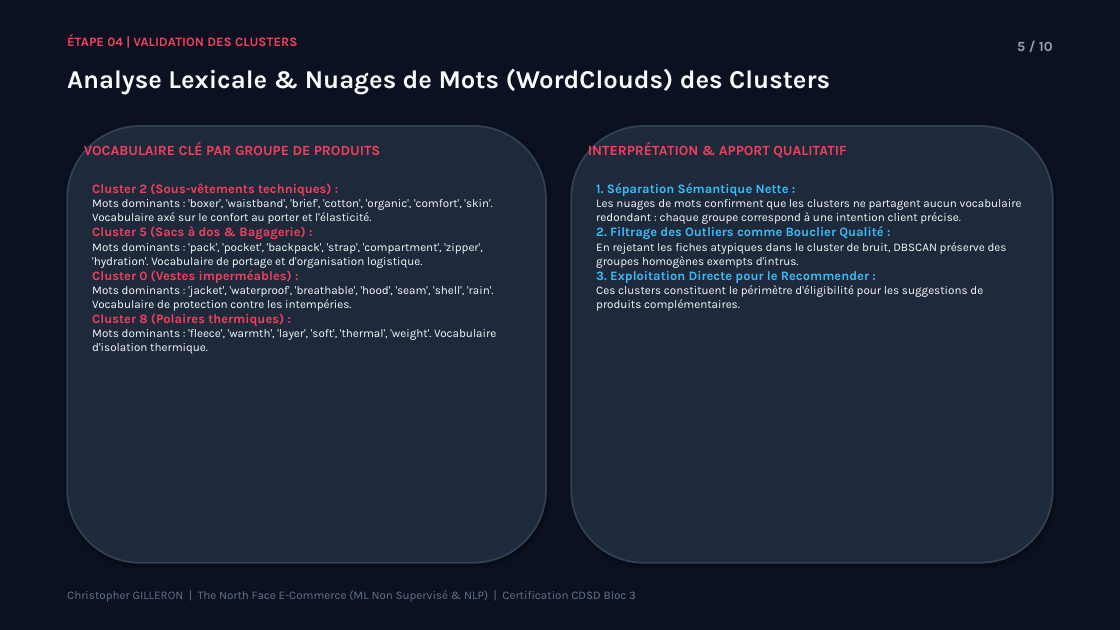
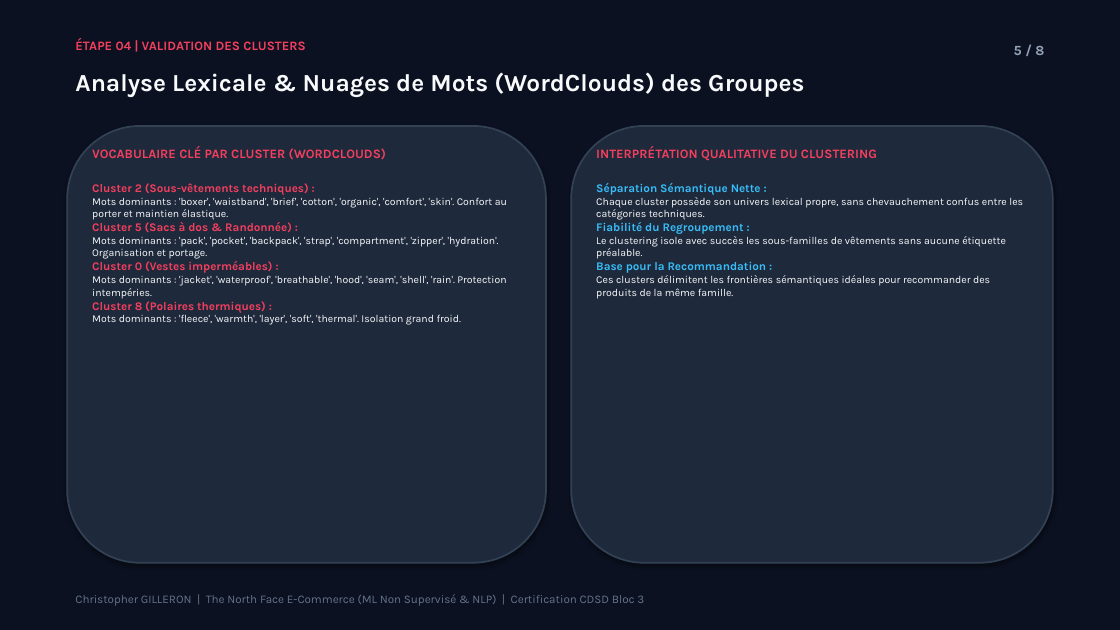
Before and after one commit to Elkristobal59/CERTIFICATION_CDSD, a slide deck: slide 5 of Bloc_3_Machine_Learning/North_Face/North_face_presentation.pptx. Drawn at 1120x630 pixels with LibreOffice and Linux fonts; fonts in the diff are those of the drawing. Boxes give left, top, right and bottom in pixels: in the first picture for what was removed or moved away, otherwise in the second. Text is boxed around its words. In the diff, an @@ line names an element or a change of style, - is before the commit and + after.

Commit message:
feat(certif): calibrage strict a 8 slides max (format oral 5 min) pour Steam, Walmart et North Face

```diff
--- a/Bloc_3_Machine_Learning/North_Face/North_face_presentation.pptx
+++ b/Bloc_3_Machine_Learning/North_Face/North_face_presentation.pptx
@@ text "ÉTAPE 04 | VALIDATION DES ...": place and size @@
-text "ÉTAPE 04 | VALIDATION DES ..." at bbox=[67, 34, 297, 46]
+text "ÉTAPE 04 | VALIDATION DES ..." at bbox=[75, 38, 305, 50]
@@ text at bbox=[1014, 46, 1044, 55]: text changed @@
-5 / 10
+5 / 8
@@ text at bbox=[75, 72, 804, 97]: text changed; size 22 to 21 pt @@
-Analyse Lexicale & Nuages de Mots (WordClouds) des Clusters
+Analyse Lexicale & Nuages de Mots (WordClouds) des Groupes
@@ text at bbox=[92, 146, 386, 160]: text changed; size 12 to 11 pt @@
-VOCABULAIRE CLÉ PAR GROUPE DE PRODUITS
+VOCABULAIRE CLÉ PAR CLUSTER (WORDCLOUDS)
@@ text at bbox=[596, 146, 877, 161]: text changed; size 12 to 11 pt @@
-INTERPRÉTATION & APPORT QUALITATIF
+INTERPRÉTATION QUALITATIVE DU CLUSTERING
@@ text at bbox=[92, 197, 507, 259]: text changed; size 10 to 9 pt @@
-Mots dominants : 'boxer', 'waistband', 'brief', 'cotton', 'organic', 'comfort', 'skin'. Vocabulaire axé sur le confort au porter et l'élasticité.
-Cluster 5 (Sacs à dos & Bagagerie) :
-Mots dominants : 'pack', 'pocket', 'backpack', 'strap', 'compartment', 'zipper', 'hydration'. Vocabulaire de portage et d'organisation logistique.
+Mots dominants : 'boxer', 'waistband', 'brief', 'cotton', 'organic', 'comfort', 'skin'. Confort au porter et maintien élastique.
+Cluster 5 (Sacs à dos & Randonnée) :
+Mots dominants : 'pack', 'pocket', 'backpack', 'strap', 'compartment', 'zipper', 'hydration'. Organisation et portage.
@@ text at bbox=[92, 183, 309, 313]: size 11 to 10 pt in "Cluster 2 (Sous-vêtements techniques) :", "Cluster 0 (Vestes imperméables) :", "Cluster 8 (Polaires thermiques) :" @@
@@ text at bbox=[596, 183, 1023, 299]: text changed; size 10 to 9 pt @@
-1. Séparation Sémantique Nette :
-Les nuages de mots confirment que les clusters ne partagent aucun vocabulaire redondant : chaque groupe correspond à une intention client précise.
-2. Filtrage des Outliers comme Bouclier Qualité :
-En rejetant les fiches atypiques dans le cluster de bruit, DBSCAN préserve des groupes homogènes exempts d'intrus.
-3. Exploitation Directe pour le Recommender :
-Ces clusters constituent le périmètre d'éligibilité pour les suggestions de produits complémentaires.
+Séparation Sémantique Nette :
+Chaque cluster possède son univers lexical propre, sans chevauchement confus entre les catégories techniques.
+Fiabilité du Regroupement :
+Le clustering isole avec succès les sous-familles de vêtements sans aucune étiquette préalable.
+Base pour la Recommandation :
+Ces clusters délimitent les frontières sémantiques idéales pour recommander des produits de la même famille.
@@ text at bbox=[92, 276, 506, 299]: text changed; size 10 to 9 pt @@
-Mots dominants : 'jacket', 'waterproof', 'breathable', 'hood', 'seam', 'shell', 'rain'. Vocabulaire de protection contre les intempéries.
+Mots dominants : 'jacket', 'waterproof', 'breathable', 'hood', 'seam', 'shell', 'rain'. Protection intempéries.
@@ text at bbox=[92, 314, 461, 325]: text changed; size 10 to 9 pt @@
-Mots dominants : 'fleece', 'warmth', 'layer', 'soft', 'thermal', 'weight'. Vocabulaire d'isolation thermique.
+Mots dominants : 'fleece', 'warmth', 'layer', 'soft', 'thermal'. Isolation grand froid.
@@ text "Christopher GILLERON | The North ...": place and size @@
-text "Christopher GILLERON | The North ..." at bbox=[67, 590, 636, 602]
+text "Christopher GILLERON | The North ..." at bbox=[75, 594, 644, 606]
```
Also in this commit, not shown: 7 other slides changed, 2 slides removed, 2 other files.
